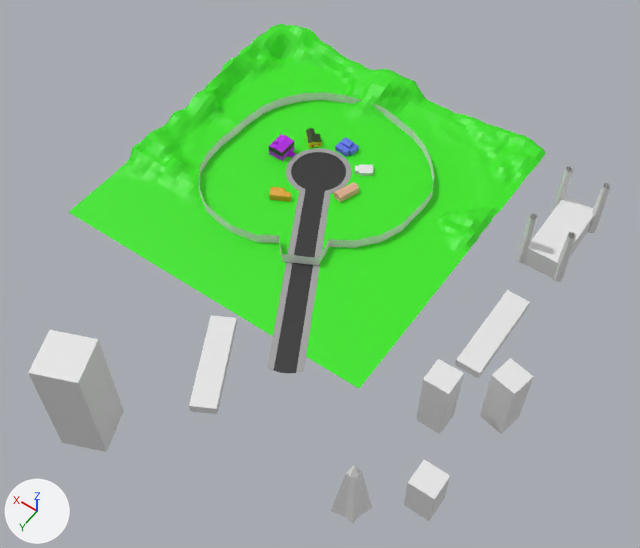
What one commit did to the glTF model fasc-sim-map/Map/map_terrain.gltf.
The view is the same before and after, from a 50 mm camera at (-705.0, 839.0, 1348.0) aimed at (-106.0, 0.0, 30.0). Lighting does not change. The marker at lower left points along +X, +Y and +Z. Where no turn or scale is listed for an object, it has been applied to the vertices. Vertices at the same position are counted once.

Names of what the first picture shows: '2ndFloor', 'Boundary-col', 'CulDeSac', 'Factory', 'Ground-col', 'GroundFloor', 'HouseA-col', 'NeighborHouseB-col', 'NeighborHouseD-col', 'NeighborHouseE-col', 'PlayerHouse-col', 'Roof', 'ShortBuildings', 'ShortBuildings.001', 'Skyscraper1', 'Skyscraper1.001', 'Skyscraper1.002', 'Skyscraper1.003', 'SkyscraperPointy'.
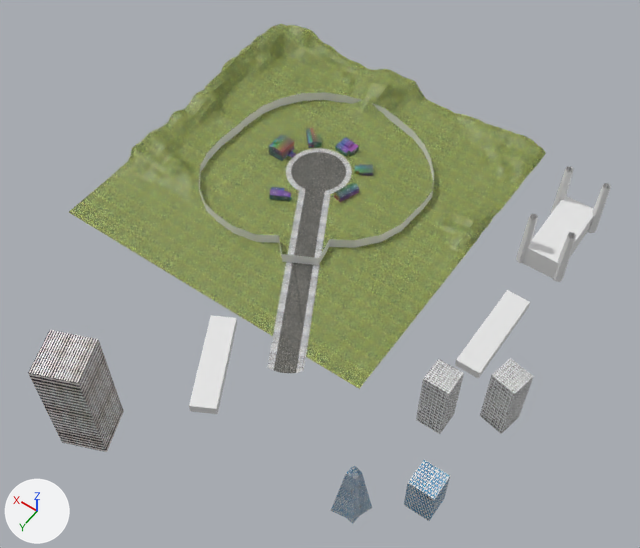
Changed parts and their boxes [x1, y1, x2, y2] in the pictures (640 x 548 px):
'Ground-col', surface changed: [69, 24, 546, 389] in both
'CulDeSac', surface changed: [267, 148, 352, 374] in both
'Skyscraper1.003', recoloured, surface changed (white to grey): [28, 330, 124, 452] in both
'Skyscraper1.001', recoloured, surface changed (white to grey): [480, 358, 534, 434] in both
'Skyscraper1', recoloured, surface changed (white to grey): [416, 359, 464, 434] in both
'Skyscraper1.002', recoloured, surface changed: [404, 460, 450, 521] in both
'SkyscraperPointy', recoloured, surface changed: [331, 466, 372, 523] in both
'NeighborHouseB-col', surface changed: [335, 138, 359, 156] in both
'HouseA-col', surface changed: [334, 182, 359, 202] in both
'NeighborHouseD-col', surface changed (orange to purple): [269, 187, 291, 201] in both
'Roof', surface changed: [269, 135, 294, 153] in both
'PlayerHouse-col', surface changed: [306, 128, 322, 148] in both
'NeighborHouseE-col', surface changed: [355, 164, 373, 176] in both
'GroundFloor', surface changed: [269, 146, 296, 161] in both
'2ndFloor', surface changed, recoloured: [269, 142, 294, 157] in both

The change, as a list of edits to the scene's bpy script:
```text
Change mat_ground:
    remove mat_ground.base_color = (0.0401, 0.8, 0.0105)  # green #38e71a
    add mat_ground.texture = img_grass_1
Change mat_sidewalk:
    remove mat_sidewalk.base_color = (0.351, 0.351, 0.351)  # grey #a0a0a0
    add mat_sidewalk.texture = img_concrete_tile
Change mat_asphalt:
    remove mat_asphalt.base_color = (0.0311, 0.0311, 0.0311)  # black #313131
    add mat_asphalt.texture = img_asphalt2
Change mat_neighborbextwall:
    remove mat_neighborbextwall.base_color = (0.11, 0.179, 0.8)  # blue #5d75e7
    add mat_neighborbextwall.texture = img_color_grid
Change mat_housedextwall:
    remove mat_housedextwall.base_color = (0.8, 0.386, 0.0309)  # orange #e7a731
    add mat_housedextwall.texture = img_color_grid
Change mat_houseeexterior:
    remove mat_houseeexterior.base_color = (0.8, 0.8, 0.8)  # white #e7e7e7
    add mat_houseeexterior.texture = img_color_grid
Change mat_exteriorwall:
    remove mat_exteriorwall.base_color = (0.692, 0.8, 0.0)  # yellow #d9e700
    add mat_exteriorwall.texture = img_color_grid
Change mat_roof:
    remove mat_roof.base_color = (0.0199, 0.0495, 0.00384)  # dark green #273f0c
    add mat_roof.texture = img_color_grid
Change mat_neighboraexteriorwall:
    remove mat_neighboraexteriorwall.base_color = (0.8, 0.447, 0.297)  # beige #e7b294
    add mat_neighboraexteriorwall.texture = img_color_grid
Change mat_housecextwall:
    remove mat_housecextwall.base_color = (0.487, 0.0146, 0.8)  # purple #b920e7
    add mat_housecextwall.texture = img_color_grid
Change me_plane:
    where me_plane.from_pydata(...)  # 3322 vertices, 6448 faces; spans x -360.0..369.0, y -374.0..356.0, z 0.0..51.0
    me_plane part 1: texture (UV) coordinates of 6448 of 6448 faces, centred in x -356.0..363.0, y -369.0..353.0, z 0.0..50.0, changed; they spanned u 0.0..1.0, v 0.0..1.0 and now span u -12.7..13.7, v -12.39..13.37
Change me_cylinder:
    where me_cylinder.from_pydata(...)  # 134 vertices, 236 faces; spans x -266.0..70.0, y -70.0..448.0, z 0.0
    me_cylinder part 2: texture (UV) coordinates of 236 of 236 faces, centred in x -263.0..69.0, y -69.0..447.0, z 0.0, changed; they spanned u 0.0..0.99, v 0.0..1.0 and now span u -0.73..2.71, v -6.3..6.79
Change me_cube_075:
    where me_cube_075.from_pydata(...)  # 21 vertices, 29 faces; spans x -17.6..17.6, y -21.5..21.5, z 8.9..20.7
    remove me_cube_075.materials.append(mat_asphalt)  # black #313131
    add me_cube_075.materials.append(mat_housedextwall)  # picture img_color_grid
Change me_cube_003:
    where me_cube_003.from_pydata(...)  # 8 vertices, 10 faces; spans x -23.9..23.9, y -23.9..23.9, z -77.8..55.8
    me_cube_003 part 3: texture (UV) coordinates of 10 of 10 faces, centred in x -23.9..23.9, y -23.9..23.9, z -33.3..55.8, changed; they spanned u 0.38..0.88, v 0.0..1.0 and now span u -1.03..2.03, v -0.83..1.62
    add me_cube_003.materials.append(mat_tower1)  # picture img_urban_building_1
Change me_cube_107:
    where me_cube_107.from_pydata(...)  # 8 vertices, 10 faces; spans x -28.2..28.2, y -28.2..28.2, z -77.8..55.8
    me_cube_107 part 4: texture (UV) coordinates of 10 of 10 faces, centred in x -25.0..25.0, y -25.0..25.0, z -33.3..55.8, changed; they spanned u 0.38..0.88, v 0.0..1.0 and now span u -1.08..2.08, v -0.86..1.66
    add me_cube_107.materials.append(mat_tower1)  # picture img_urban_building_1
Change me_cube_108:
    where me_cube_108.from_pydata(...)  # 8 vertices, 10 faces; spans x -23.9..23.9, y -23.9..23.9, z -48.8..35.0
    me_cube_108 part 5: texture (UV) coordinates of 10 of 10 faces, centred in x -23.9..23.9, y -23.9..23.9, z -20.9..35.0, changed; they spanned u 0.38..0.88, v 0.0..1.0 and now span u -0.28..1.24, v -0.72..1.72
    add me_cube_108.materials.append(mat_skyscraper1)  # picture img_skyscraper1
Change me_cube_109:
    where me_cube_109.from_pydata(...)  # 8 vertices, 10 faces; spans x -53.0..53.0, y -53.0..53.0, z -133.0..95.0
    me_cube_109 part 6: texture (UV) coordinates of 10 of 10 faces, centred in x -43.0..43.0, y -43.0..43.0, z -57.0..95.0, changed; they spanned u 0.38..0.88, v 0.0..1.0 and now span u -4.51..5.51, v -2.23..3.09
    add me_cube_109.materials.append(mat_skyscraper3)  # picture img_urban_building_3
Change me_cube_111:
    where me_cube_111.from_pydata(...)  # 17 vertices, 24 faces; spans x -26.0..26.0, y -22.0..22.0, z -78.0..79.0
    me_cube_111 part 7: texture (UV) coordinates of 24 of 24 faces, centred in x -17.0..17.0, y -15.0..15.0, z -33.0..63.0, changed; they spanned u 0.38..0.88, v 0.0..1.0 and now span u -0.96..1.92, v -1.78..2.78
    add me_cube_111.materials.append(mat_skyscraper1)  # picture img_skyscraper1
```
